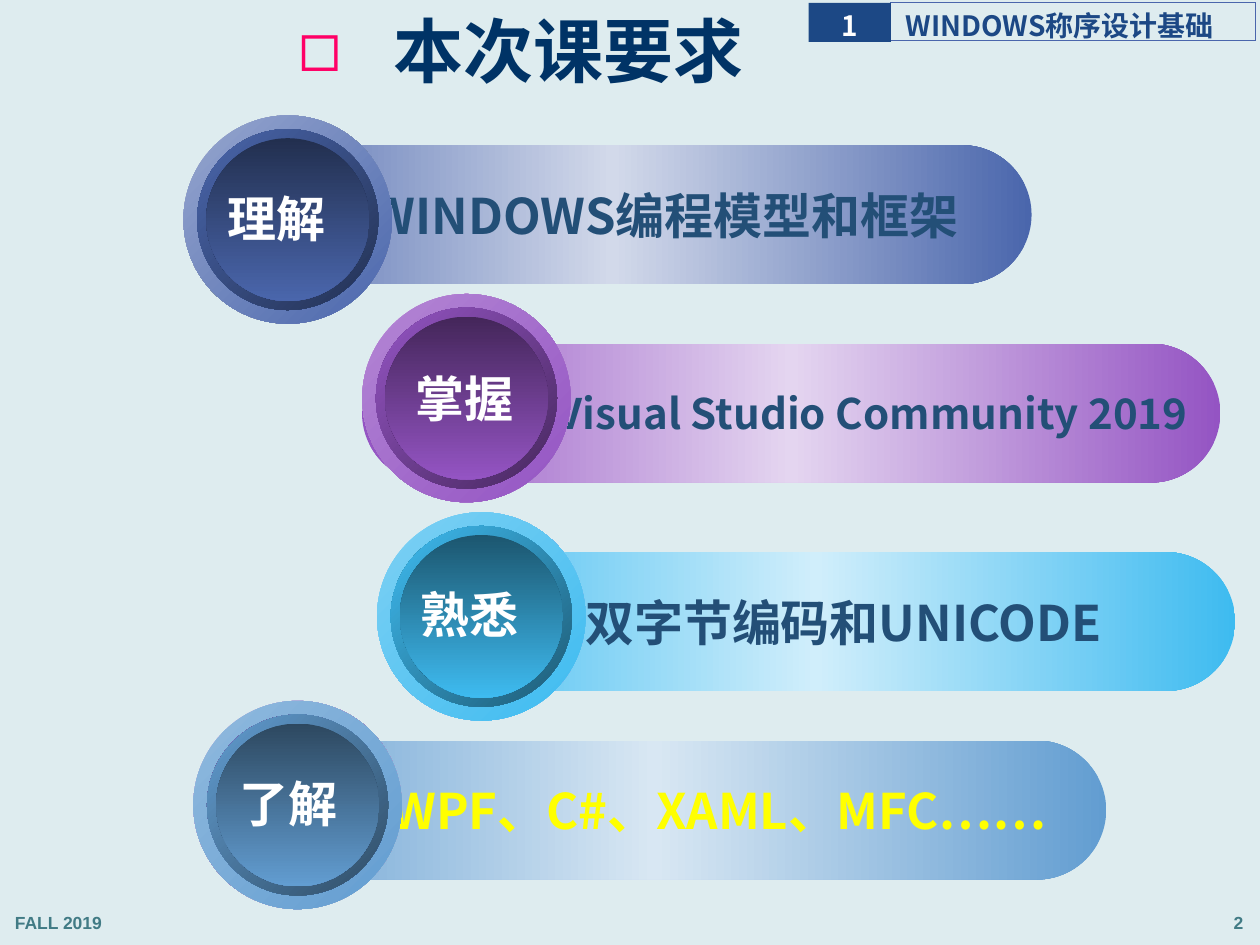
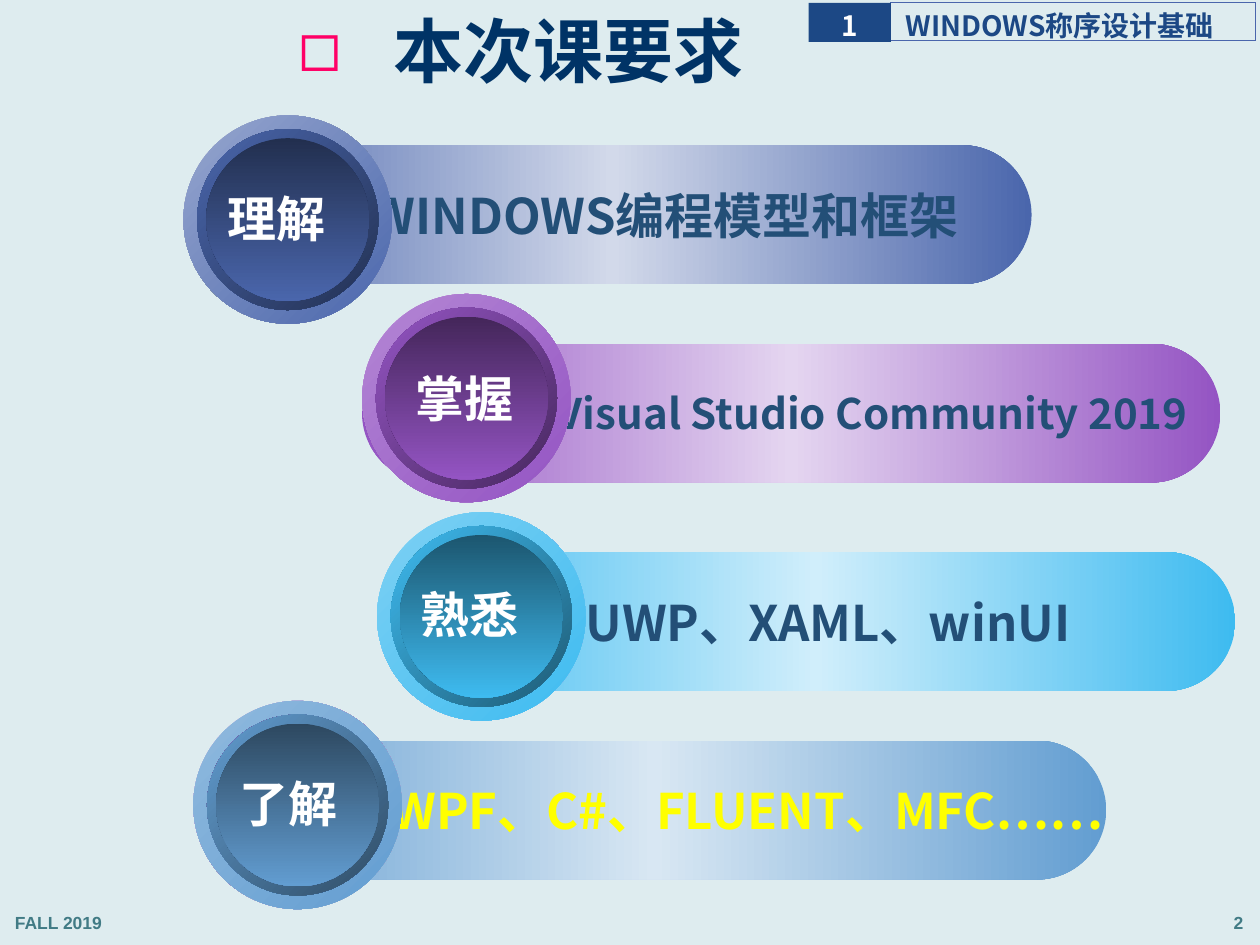
Before and after one commit to programming-windows/ppt, a slide deck: slide 2 of programmingWindows_1.pptx. Drawn at 1260x945 pixels with LibreOffice and Linux fonts; fonts in the diff are those of the drawing. Boxes give left, top, right and bottom in pixels: in the first picture for what was removed or moved away, otherwise in the second. Text is boxed around its words. In the diff, an @@ line names an element or a change of style, - is before the commit and + after.

```diff
--- a/programmingWindows_1.pptx
+++ b/programmingWindows_1.pptx
@@ text in rounded rectangle at (585, 591, 1070, 653): text changed @@
-双字节编码和UNICODE
+UWP、XAML、winUI
@@ text in rounded rectangle at (391, 780, 1103, 842): text changed @@
-WPF、C#、XAML、MFC……
+WPF、C#、FLUENT、MFC……
```
Also in this commit, not shown: 17 other slides changed, 5 slides added.
